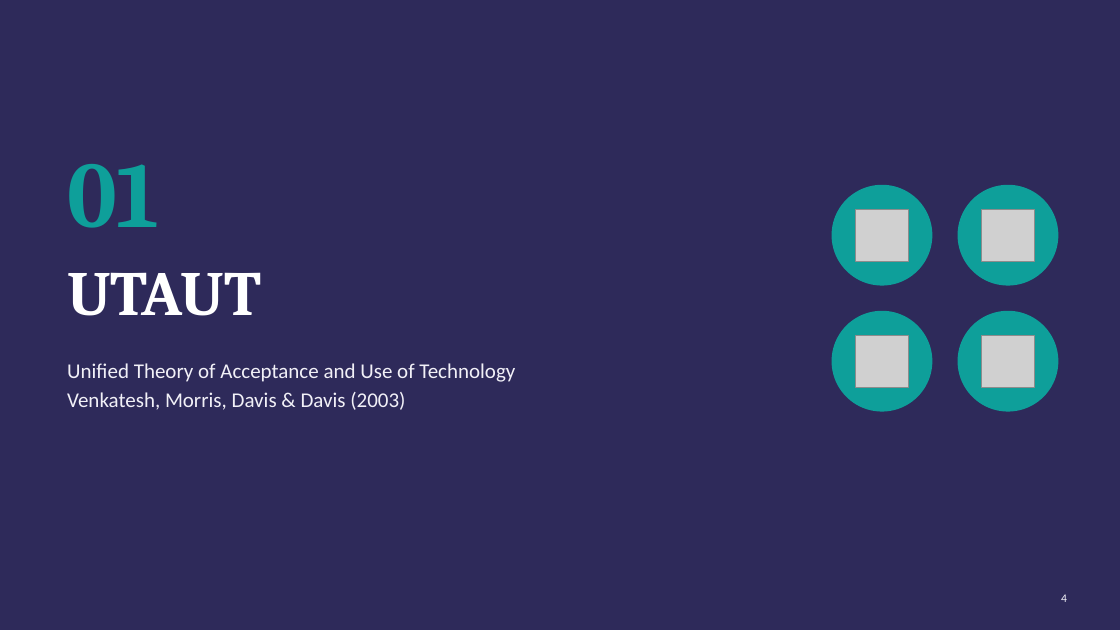
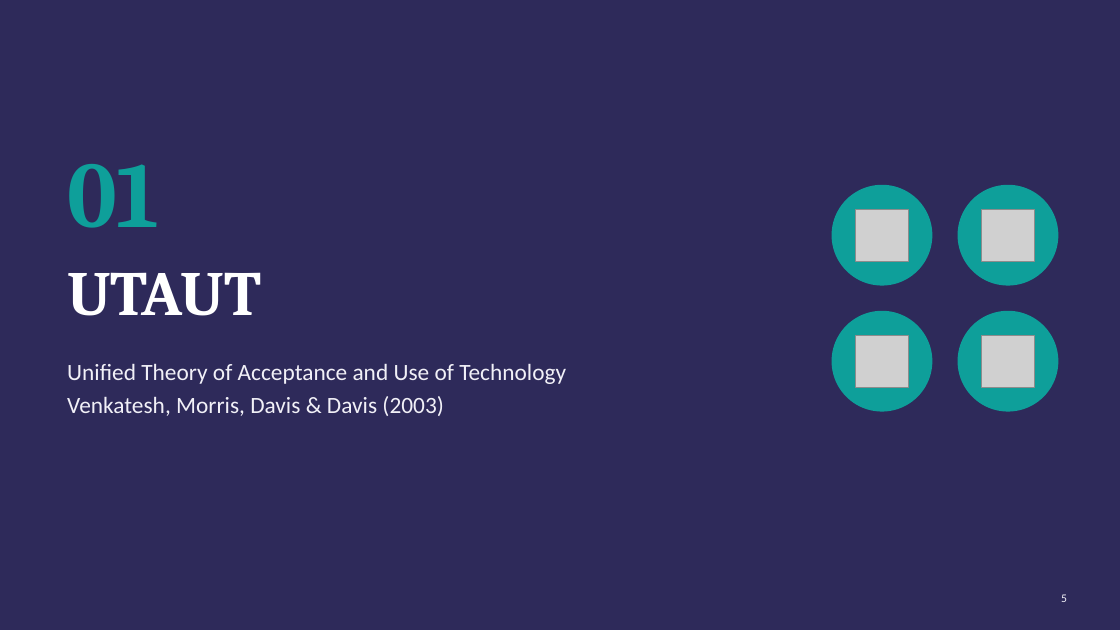
Before and after one commit to KevArslanian/S-Enigma, a slide deck: slide 5 of materi/UTAUT_UTAUT2.pptx (slide 4 before the commit). Drawn at 1120x630 pixels with LibreOffice and Linux fonts; fonts in the diff are those of the drawing; grey boxes stand for pictures. Boxes give left, top, right and bottom in pixels: in the first picture for what was removed or moved away, otherwise in the second. Text is boxed around its words. In the diff, an @@ line names an element or a change of style, - is before the commit and + after.

```diff
--- a/materi/UTAUT_UTAUT2.pptx
+++ b/materi/UTAUT_UTAUT2.pptx
@@ text "Unified Theory of Acceptance and ..." at [67,364,566,416]: size 18 to 20 pt @@
@@ page number at [1061,594,1067,602]: text changed @@
-4
+5
```
Also in this commit, not shown: 18 other slides changed, 12 slides added, 4 slides removed.
